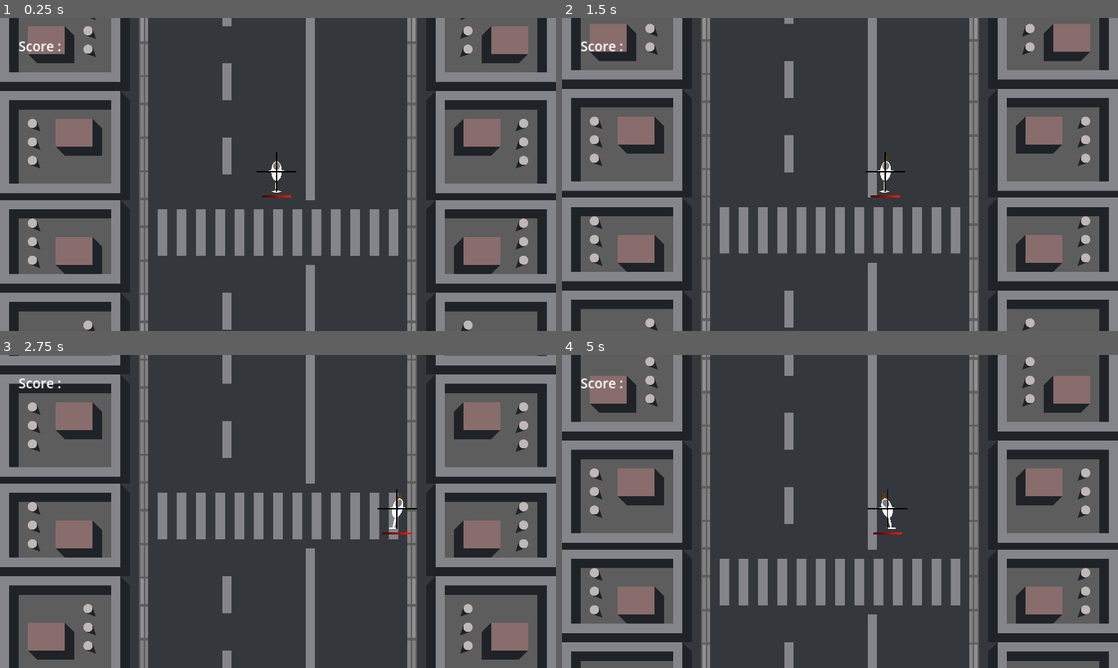
Above: before the commit, frames 1-4 (two rows, left to right).
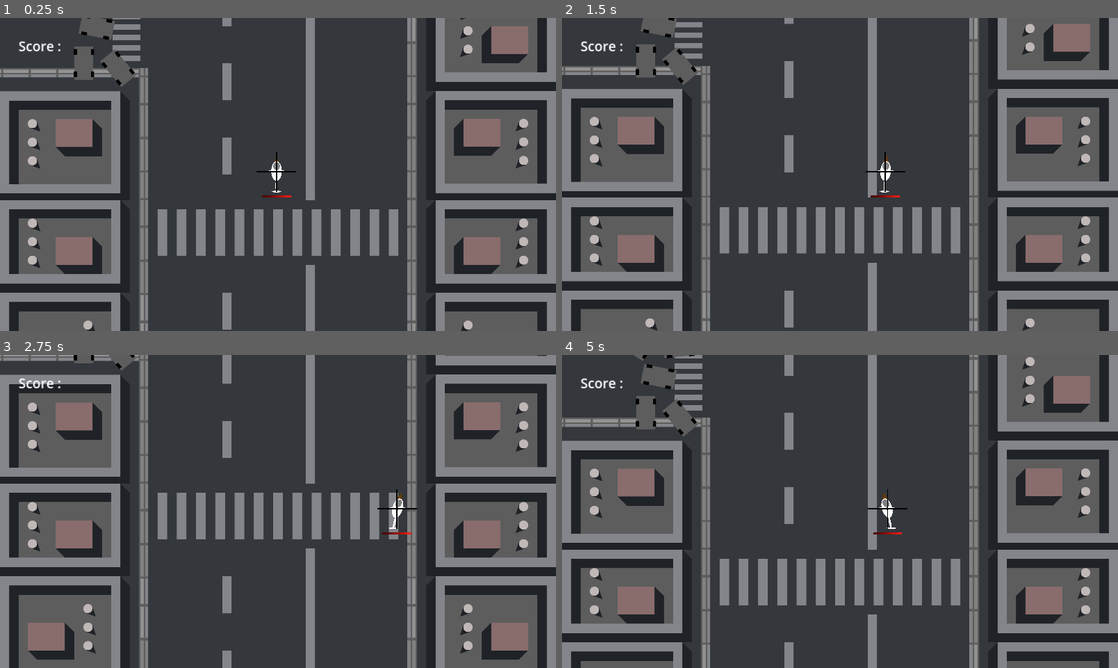
Above: after the commit, the same moments.

Repository: gargamal/alligator
Game: Godot game, scene res://level/game_level.tscn
Two runs of this game, one before a commit and one after it. Both use one fixed random seed, a clock stepped at 60 frames per second and the inputs below.
Inputs:
- Up to frame 1 (0.25 s): no input
- Up to frame 2 (1.5 s): tap Enter at 0.5 s; hold Right (ui_right) 0.53-1.28 s; hold Down (ui_down) from 1.28 s (still down)
- Up to frame 3 (2.75 s): release Down (ui_down) at 2.03 s; hold Right (ui_right) from 2.03 s (still down)
- Up to frame 4 (5 s): release Right (ui_right) at 2.78 s; hold Up (ui_up) 2.78-3.53 s; hold Left (ui_left) from 3.53 s (still down)

The runs differ from the first frame. In frame 1, 3.7% of the frame differs, in the area x 0-27%, y 0-58%; in frame 2, 3.7%; in frame 3, 0.8%; in frame 4, 4.6%.

Commit message:
add : left , right and left-right roads on city 1 and city 2

Diff:
--- a/level/level.gd
+++ b/level/level.gd
@@ -7,8 +7,15 @@
 
 @onready var blocker = $blocker
 @onready var spawn_point = $spawn_point
-@onready var road_2_sprite = $road2_sprite
-@onready var road_1_sprite = $road1_sprite
+@onready var city_1_basic = $Sprites/city_1_basic
+@onready var city_2_basic = $Sprites/city_2_basic
+@onready var city_1_left = $Sprites/city_1_left
+@onready var city_1_right = $Sprites/city_1_right
+@onready var city_1_left_and_right = $Sprites/city_1_left_and_right
+@onready var city_2_left = $Sprites/city_2_left
+@onready var city_2_right = $Sprites/city_2_right
+@onready var city_2_left_and_right = $Sprites/city_2_left_and_right
+
 
 signal spawn_new_level(my_self)
 signal block_last_level(my_self)
@@ -44,14 +51,45 @@
 	if artillery_scene:
 		scene_of_spawn.append(artillery_scene)
 
-	if rng.randi_range(1, 3) == 1:
-		road_1_sprite.visible = true
-		road_2_sprite.visible = false
-	else:
-		road_1_sprite.visible = false
-		road_2_sprite.visible = true
+	var map:int = rng.randi_range(1, 8)
+
+	match map:
+		1:
+			clear_city()
+			city_1_basic.visible = true
+		2:
+			clear_city()
+			city_1_left.visible = true
+		3:
+			clear_city()
+			city_1_left_and_right.visible = true
+		4:
+			clear_city()
+			city_1_right.visible = true
+		5:
+			clear_city()
+			city_2_basic.visible = true
+		6:
+			clear_city()
+			city_2_left.visible = true
+		7:
+			clear_city()
+			city_2_left_and_right.visible = true
+		8:
+			clear_city()
+			city_2_right.visible = true
 
 	emit_signal("i_am_ready_level", self)
+
+func clear_city():
+	city_1_basic.visible = false
+	city_1_left.visible = false
+	city_1_left_and_right.visible = false
+	city_1_right.visible = false
+	city_2_basic.visible = false
+	city_2_left.visible = false
+	city_2_left_and_right.visible = false
+	city_2_right.visible = false
 
 func spawn(number_of_spawn :int, player :Player, bullet_world :Node2D):
 	var work_arr :Array = array_of_spawn.duplicate()
--- a/level/level_A1.tscn
+++ b/level/level_A1.tscn
@@ -8,6 +8,12 @@
 [ext_resource type="PackedScene" uid="uid://mp15xma1rlvc" path="res://enemy/artillery.tscn" id="5_7yxxl"]
 [ext_resource type="PackedScene" uid="uid://bgntfh7ttfv45" path="res://enemy/Drop/item_drop.tscn" id="5_80beb"]
 [ext_resource type="Texture2D" uid="uid://cs6s0ype7ijf7" path="res://level/asset/city_2.png" id="6_32e8q"]
+[ext_resource type="Texture2D" uid="uid://dscdw3iwb4w0v" path="res://level/asset/city_1_left.png" id="8_6r8pl"]
+[ext_resource type="Texture2D" uid="uid://b2gqskoubiwkg" path="res://level/asset/city_1_right.png" id="9_tvrjb"]
+[ext_resource type="Texture2D" uid="uid://dxxbu2hvridt3" path="res://level/asset/city_1_left_and_right.png" id="10_83hcv"]
+[ext_resource type="Texture2D" uid="uid://bufchavax2ofs" path="res://level/asset/city_2_left.png" id="12_mlhpg"]
+[ext_resource type="Texture2D" uid="uid://cpujjmy71afbe" path="res://level/asset/city_2_right.png" id="13_lrkfi"]
+[ext_resource type="Texture2D" uid="uid://bia00ywnfywg0" path="res://level/asset/city_2_left_and_right.png" id="14_1ke7r"]
 
 [sub_resource type="RectangleShape2D" id="RectangleShape2D_y0j4l"]
 size = Vector2(424.5, 1106)
@@ -39,13 +45,39 @@
 artillery_scene = ExtResource("5_7yxxl")
 item_drop_scene = ExtResource("5_80beb")
 
-[node name="road2_sprite" type="Sprite2D" parent="."]
+[node name="Sprites" type="Node2D" parent="."]
+
+[node name="city_1_basic" type="Sprite2D" parent="Sprites"]
+texture = ExtResource("4_2dmgx")
+centered = false
+
+[node name="city_1_left" type="Sprite2D" parent="Sprites"]
+texture = ExtResource("8_6r8pl")
+centered = false
+
+[node name="city_1_right" type="Sprite2D" parent="Sprites"]
+texture = ExtResource("9_tvrjb")
+centered = false
+
+[node name="city_1_left_and_right" type="Sprite2D" parent="Sprites"]
+texture = ExtResource("10_83hcv")
+centered = false
+
+[node name="city_2_basic" type="Sprite2D" parent="Sprites"]
 position = Vector2(960, 540)
 texture = ExtResource("6_32e8q")
 
-[node name="road1_sprite" type="Sprite2D" parent="."]
-texture = ExtResource("4_2dmgx")
-centered = false
+[node name="city_2_left" type="Sprite2D" parent="Sprites"]
+position = Vector2(960, 540)
+texture = ExtResource("12_mlhpg")
+
+[node name="city_2_right" type="Sprite2D" parent="Sprites"]
+position = Vector2(960, 540)
+texture = ExtResource("13_lrkfi")
+
+[node name="city_2_left_and_right" type="Sprite2D" parent="Sprites"]
+position = Vector2(960, 540)
+texture = ExtResource("14_1ke7r")
 
 [node name="left_border" type="Node2D" parent="."]
 position = Vector2(128, 544)
Binary file added: level/asset/city_1_left.png
Binary file added: level/asset/city_1_left_and_right.png
Binary file added: level/asset/city_1_right.png
Binary file added: level/asset/city_2_left.png
Binary file added: level/asset/city_2_left_and_right.png
Binary file added: level/asset/city_2_right.png
Not shown: 1 places in level/level_A1.tscn that only renumber resources
